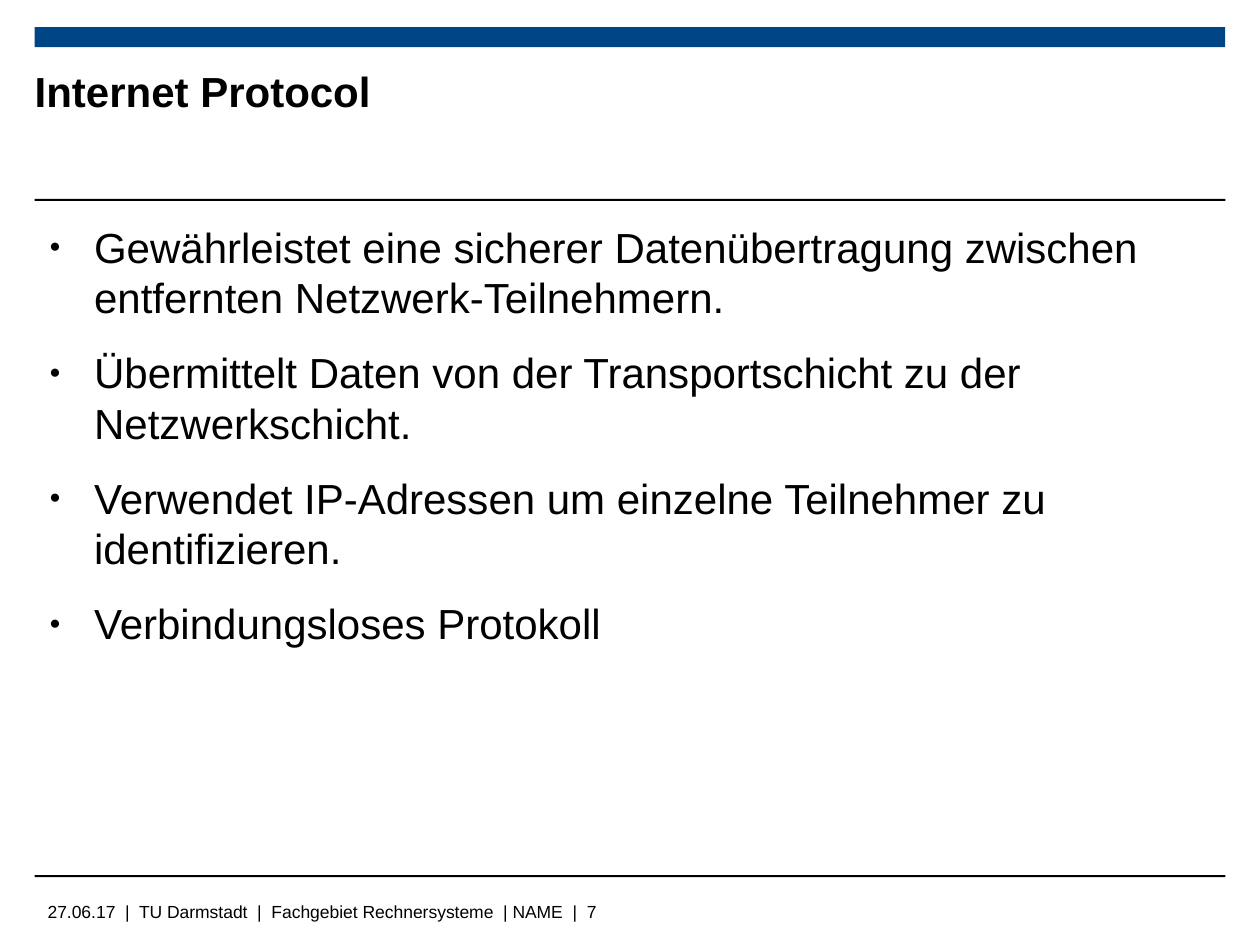
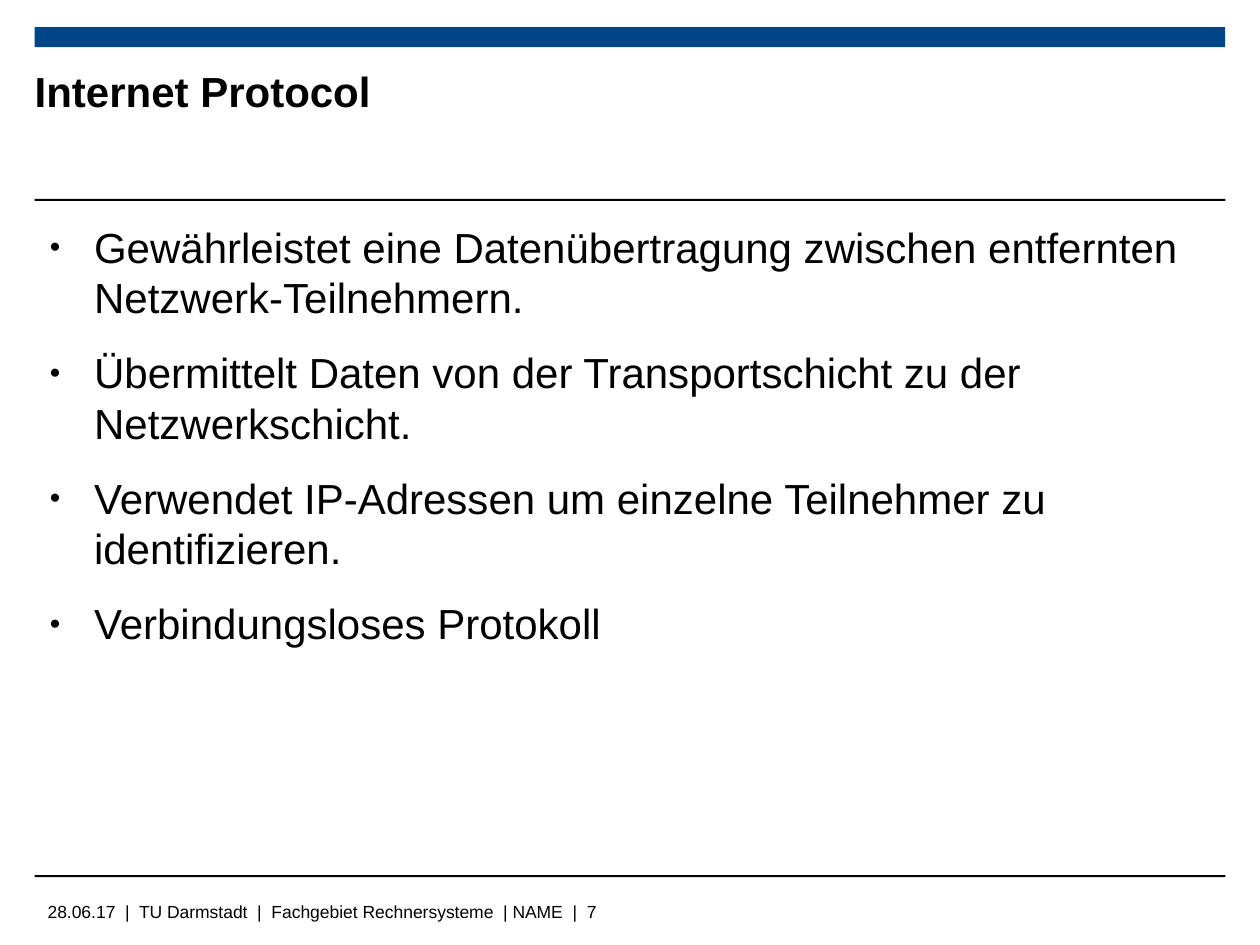
Before and after one commit to Wiero/Bachelorarbeit, a slide deck: slide 7 of Bachelorpräsenation.odp. Drawn at 1260x945 pixels with LibreOffice and Linux fonts; fonts in the diff are those of the drawing; background and template pictures are left out. Boxes give left, top, right and bottom in pixels: in the first picture for what was removed or moved away, otherwise in the second. Text is boxed around its words. In the diff, an @@ line names an element or a change of style, - is before the commit and + after.

```diff
--- a/Bachelorpräsenation.odp
+++ b/Bachelorpräsenation.odp
@@ text at <box>94,232,1177,314</box>: text changed @@
-● Gewährleistet eine sicherer Datenübertragung zwischen entfernten Netzwerk-Teilnehmern.
+● Gewährleistet eine Datenübertragung zwischen entfernten Netzwerk-Teilnehmern.
@@ text at <box>48,905,597,922</box>: text changed @@
-27.06.17 | TU Darmstadt | Fachgebiet Rechnersysteme | NAME | 7
+28.06.17 | TU Darmstadt | Fachgebiet Rechnersysteme | NAME | 7
```
Also in this commit, not shown: 6 other slides changed, 3 slides added, 5 other files.
